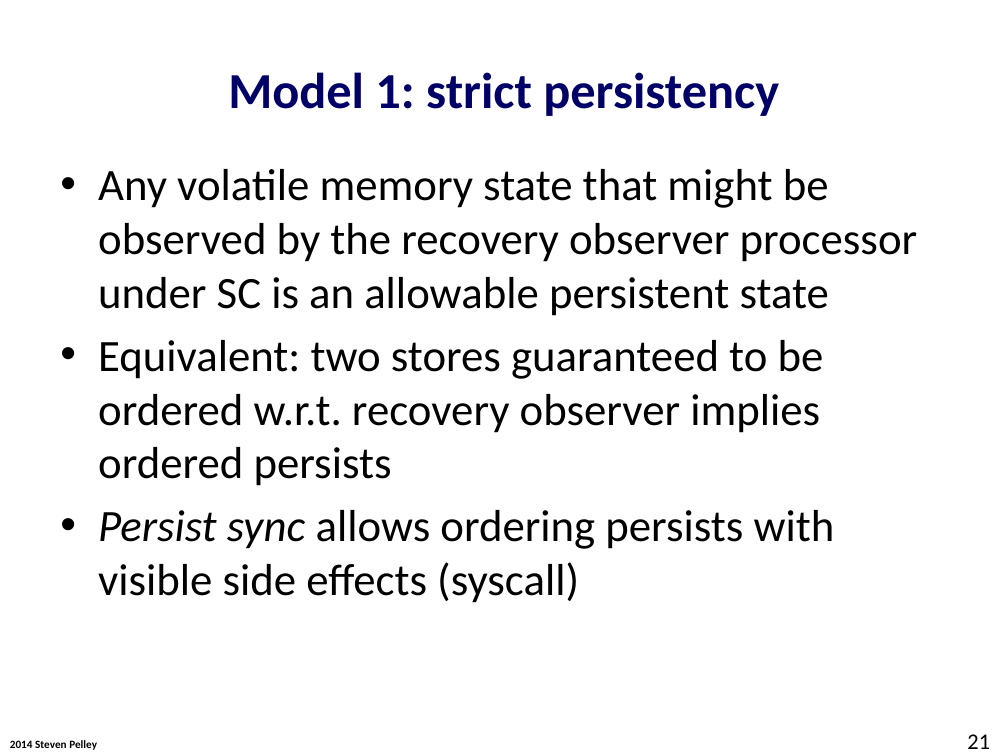
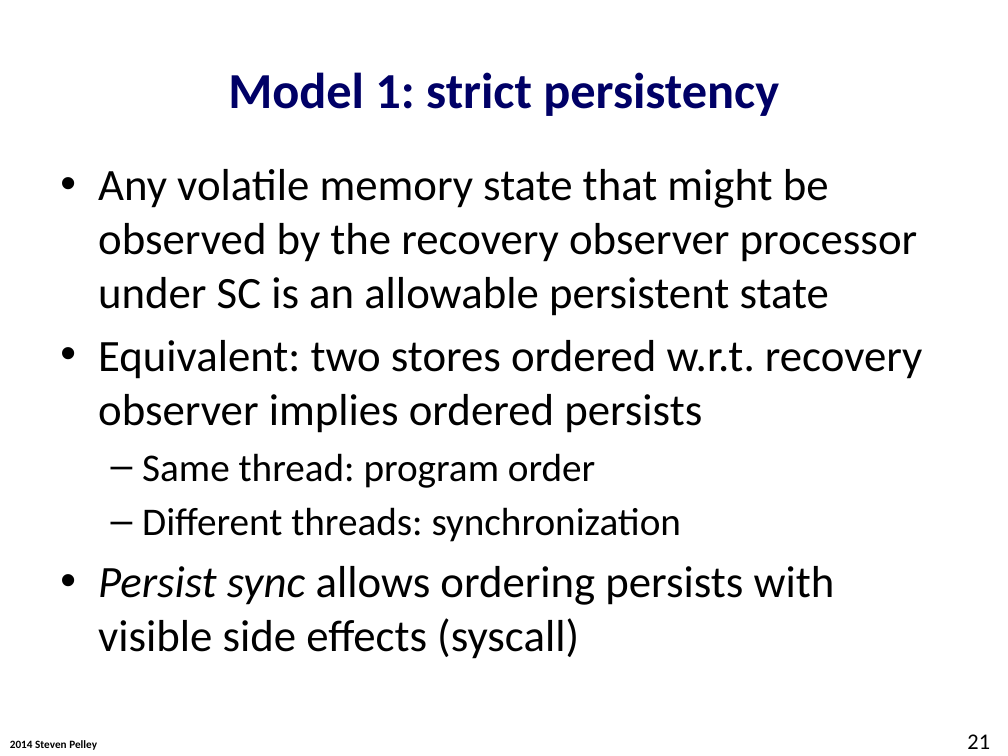
Before and after one commit to Abulila/dissertation, a slide deck: slide 21 of proposal/defense.pptx. Drawn at 1008x756 pixels with LibreOffice and Linux fonts; fonts in the diff are those of the drawing; background and template pictures are left out. Boxes give left, top, right and bottom in pixels: in the first picture for what was removed or moved away, otherwise in the second. Text is boxed around its words. In the diff, an @@ line names an element or a change of style, - is before the commit and + after.

```diff
--- a/proposal/defense.pptx
+++ b/proposal/defense.pptx
@@ text at (98, 340, 923, 542): text changed @@
-• Equivalent: two stores guaranteed to be ordered w.r.t. recovery observer implies ordered persists
+• Equivalent: two stores ordered w.r.t. recovery observer implies ordered persists
+  – Same thread: program order
+  – Different threads: synchronization
```
Also in this commit, not shown: 11 other slides changed, 4 slides added.
